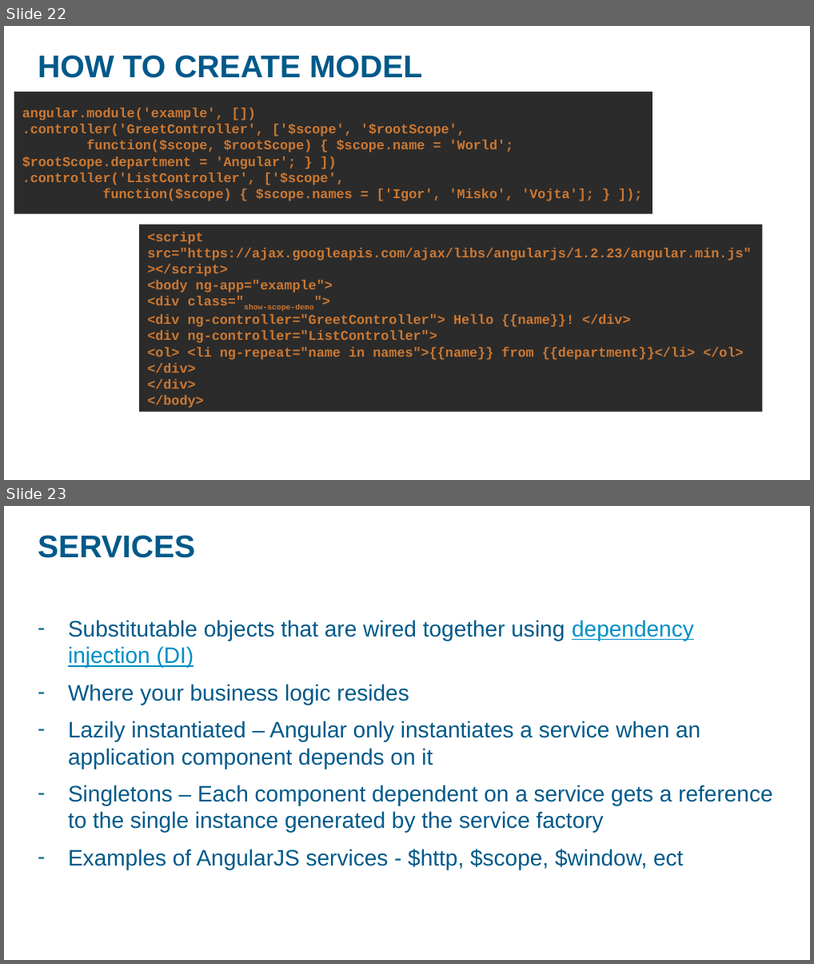
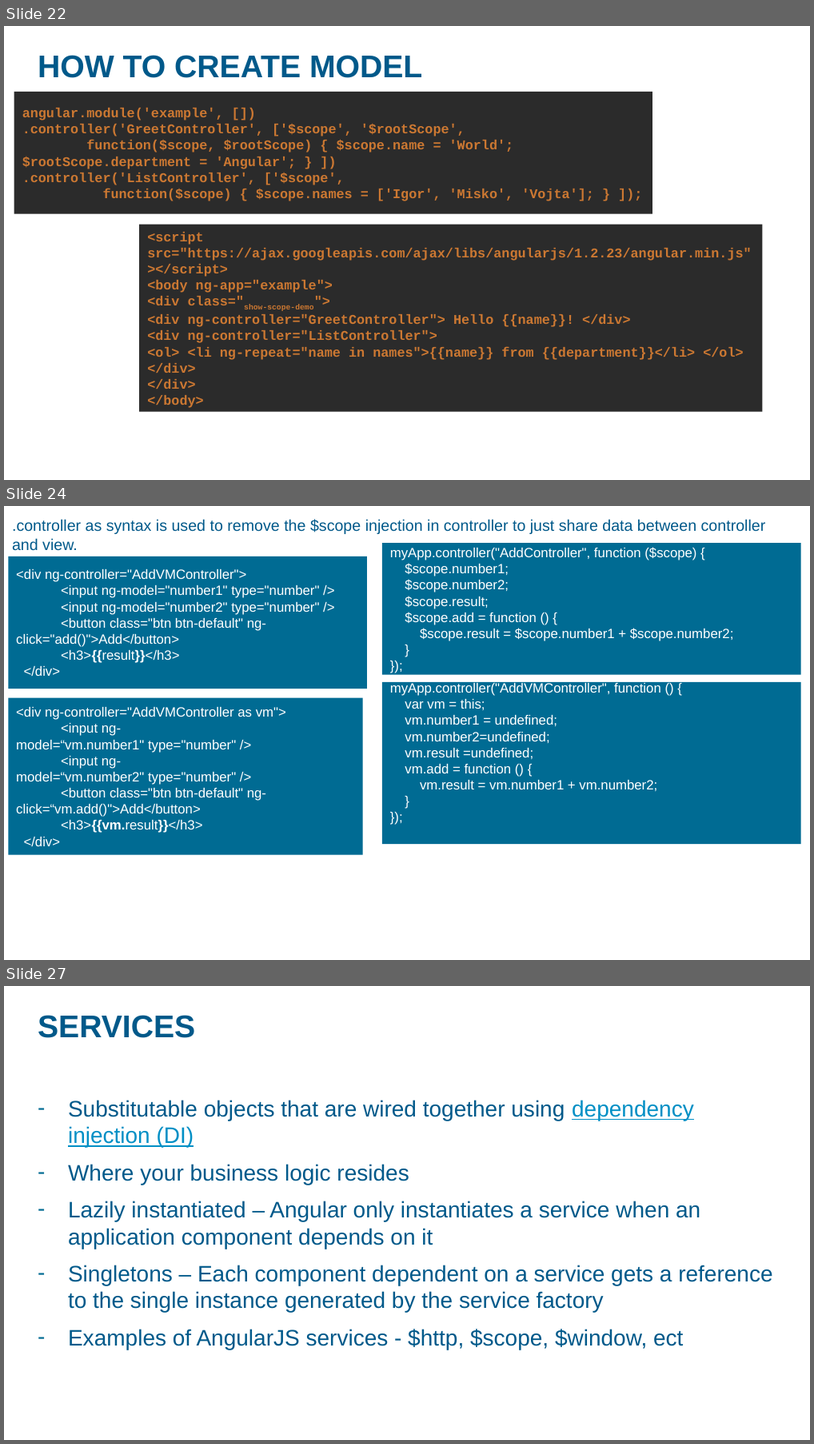
Before and after one commit to ashok07iet/angular-sample-code, a slide deck: doc/AngularJS.pptx. Shown one above the other, each under a label of ours: slides 22 and 23 before the commit, slides 22, 24 and 27 after it; the slides between them are not shown. The pictures are 814x964 and 814x1444 pixels, drawn with LibreOffice and Linux fonts; fonts in the diff are those of the drawing; background and template pictures are left out. Boxes give left, top, right and bottom in pixels: in the first picture for what was removed or moved away, otherwise in the second. Text is boxed around its words. In the diff, an @@ line names an element or a change of style, - is before the commit and + after.

```diff
--- a/doc/AngularJS.pptx
+++ b/doc/AngularJS.pptx
@@ slide 24 added at (4, 506, 810, 960), background picture (left out) @@
@@ text added at (12, 519, 766, 551), 14 pt, text #00598A @@
+.controller as syntax is used to remove the $scope injection in controller to just share data between controller and view.
@@ rectangle added at (382, 543, 802, 675), fill #006B93, 12 pt, text #FFFFFF @@
+myApp.controller("AddController", function ($scope) {
+$scope.number1;
+$scope.number2;
+$scope.result;
+$scope.add = function () {
+$scope.result = $scope.number1 + $scope.number2;
+}
+});
@@ rectangle added at (8, 556, 367, 688), fill #006B93, 12 pt, text #FFFFFF @@
+<div ng-controller="AddVMController">
+<input ng-model="number1" type="number" />
+<input ng-model="number2" type="number" />
+<button class="btn btn-default" ng-click="add()">Add</button>
+<h3>{{result}}</h3>
+</div>
@@ rectangle added at (382, 682, 802, 844), fill #006B93, 12 pt, text #FFFFFF @@
+myApp.controller("AddVMController", function () {
+var vm = this;
+vm.number1 = undefined;
+vm.number2=undefined;
+vm.result =undefined;
+vm.add = function () {
+vm.result = vm.number1 + vm.number2;
+}
+});
@@ rectangle added at (8, 698, 363, 855), fill #006B93, 12 pt, text #FFFFFF @@
+<div ng-controller="AddVMController as vm">
+<input ng-model=“vm.number1" type="number" />
+<input ng-model=“vm.number2" type="number" />
+<button class="btn btn-default" ng-click=“vm.add()">Add</button>
+<h3>{{vm.result}}</h3>
+</div>
@@ what was slide 23 is now slide 27 @@
```
Also in this commit, not shown: 3 slides changed, 7 other slides added, 24 other files.
